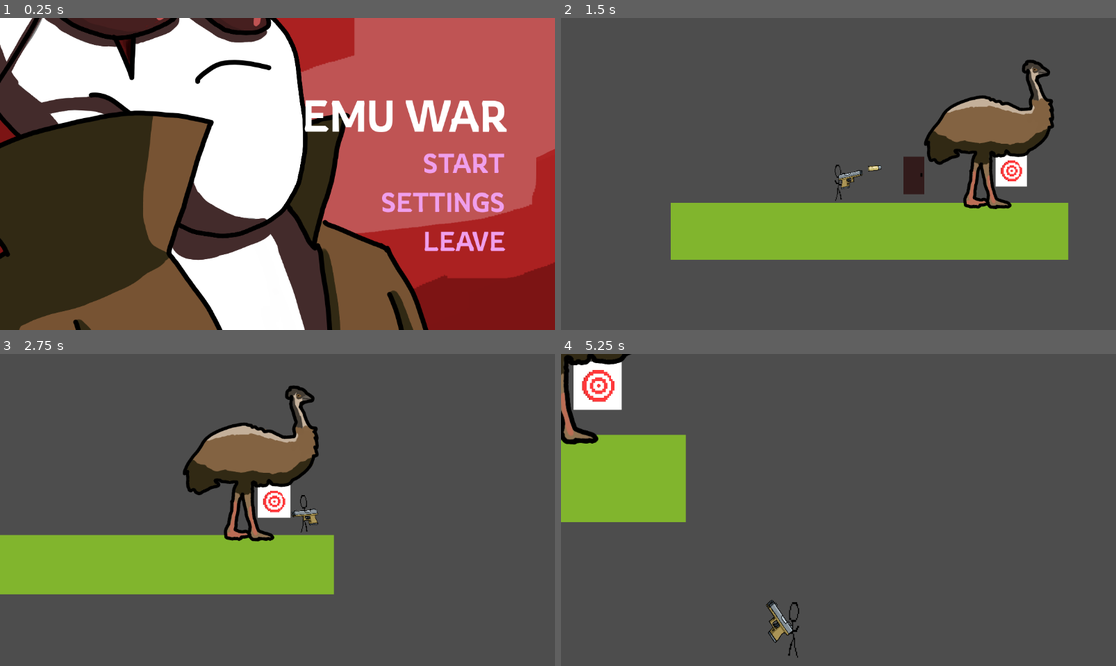
Above: before the commit, frames 1-4 (two rows, left to right).
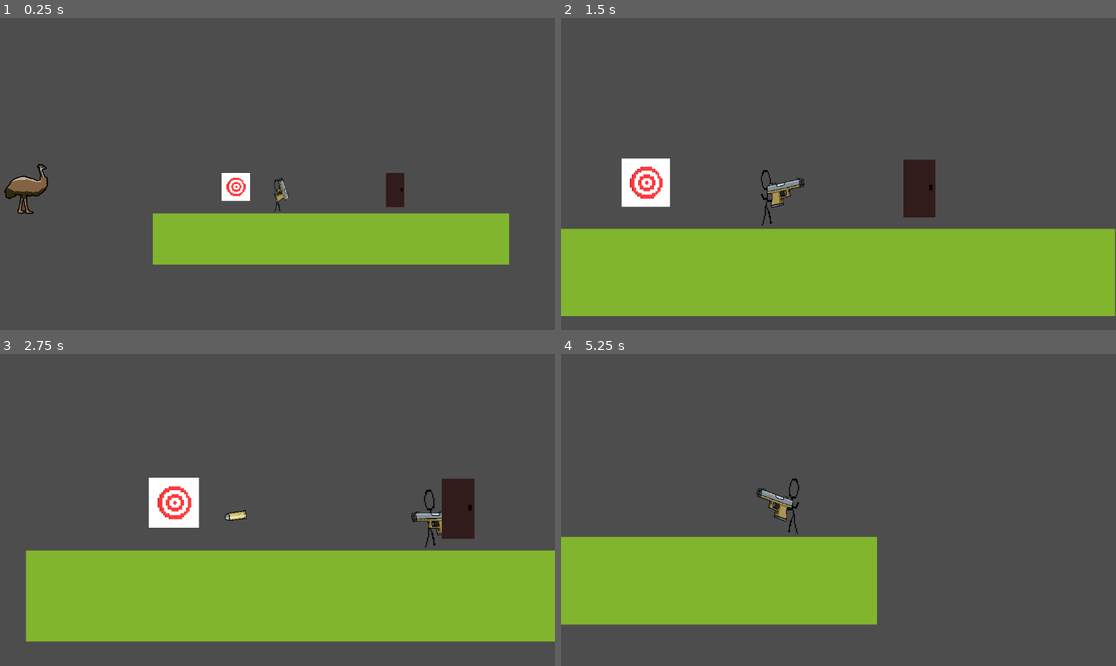
Above: after the commit, the same moments.

Repository: Panda248/Emu-War
Game: Godot game, scene res://scenes/Tutorial.tscn
The game is run twice, just before and just after one commit, with the same random seed, the same clock (stepped at 60 frames per second) and the same inputs. Before the commit the project starts from res://MainMenu.tscn.
Inputs (mouse positions are in pixels of both pictures, inside the frame that each line leads up to):
- Up to frame 1 (0.25 s): no input
- Up to frame 2 (1.5 s): click (1027, 164) at 0.5 s, where only the run before the commit has a clickable "START"; tap Enter (ui_accept) at 1.25 s; move the mouse to (960, 158) at 1.27 s; hold D (move_right) from 1.28 s (still down); click (960, 158) at 1.35 s
- Up to frame 3 (2.75 s): keep holding D (move_right); tap W (jump) at 1.52, 2.27 s; move the mouse to (166, 525) at 2.02 s; click (166, 525) at 2.1 s
- Up to frame 4 (5.25 s): move the mouse to (894, 441) at 2.77 s; release D (move_right) at 2.78 s; hold A (move_left) 2.78-3.53 s; click (894, 441) at 2.85 s; move the mouse to (810, 572) at 3.52 s; hold D (move_right) 3.53-5.03 s; click (810, 572) at 3.6 s; tap W (jump) at 3.77, 4.52 s; move the mouse to (1005, 556) at 4.27 s; click (1005, 556) at 4.35 s; move the mouse to (672, 463) at 5.02 s; hold A (move_left) from 5.03 s (still down); click (672, 463) at 5.1 s

The runs differ from the first frame. In frame 1, 99% of the frame differs, in the area x 0-100%, y 0-100%; in frame 2, 34%; in frame 3, 33%; in frame 4, 25%.

Commit message:
door target collisions are back

Diff:
--- a/LinkedDoor.gd
+++ b/LinkedDoor.gd
@@ -3,6 +3,8 @@
 
 # Called when the node enters the scene tree for the first time.
 func _ready():
+	$Door/CollisionShape2D.disabled = false
+	$Door.collision_layer = 1
 	pass # Replace with function body.
 
 
--- a/LinkedDoor.tscn
+++ b/LinkedDoor.tscn
@@ -36,7 +36,7 @@
 shape = SubResource("CircleShape2D_2bxe7")
 
 [node name="Door" type="StaticBody2D" parent="."]
-position = Vector2(271, -5)
+position = Vector2(283, -15)
 metadata/_edit_group_ = true
 
 [node name="Sprite2D" type="Sprite2D" parent="Door"]
--- a/project.godot
+++ b/project.godot
@@ -11,7 +11,7 @@
 [application]
 
 config/name="Emu War"
-run/main_scene="res://MainMenu.tscn"
+run/main_scene="res://scenes/Tutorial.tscn"
 config/features=PackedStringArray("4.0", "GL Compatibility")
 config/icon="res://assets/icon.svg"
 
--- a/scenes/Tutorial.tscn
+++ b/scenes/Tutorial.tscn
@@ -5,8 +5,7 @@
 [ext_resource type="Texture2D" uid="uid://cfm27ipf6p5sv" path="res://grass.png" id="3_e77dp"]
 [ext_resource type="PackedScene" uid="uid://dqsy3urhnyylg" path="res://scenes/Bullet.tscn" id="4_db68m"]
 [ext_resource type="PackedScene" uid="uid://8ytecw1tw4y" path="res://Player.tscn" id="5_u0dri"]
-
-[ext_resource type="PackedScene" path="res://LinkedDoor.tscn" id="6_aykwx"]
+[ext_resource type="PackedScene" uid="uid://b8d1wkfnelr10" path="res://LinkedDoor.tscn" id="6_aykwx"]
 [ext_resource type="Texture2D" uid="uid://djn2a2oi5tyvm" path="res://assets/emu1.png" id="7_45xnc"]
 
 [sub_resource type="TileSetAtlasSource" id="TileSetAtlasSource_flkbw"]
@@ -201,26 +200,12 @@
 visible = false
 
 [node name="Player" parent="." instance=ExtResource("5_u0dri")]
-position = Vector2(-2, 257)
+position = Vector2(9, 289)
+
+[node name="Emu1" type="Sprite2D" parent="."]
+position = Vector2(-858, 286)
+scale = Vector2(0.375657, 0.375657)
+texture = ExtResource("7_45xnc")
 
 [node name="LinkedDoor" parent="." instance=ExtResource("6_aykwx")]
-position = Vector2(446, 268)
-
-[node name="Target" parent="LinkedDoor" index="0"]
-position = Vector2(185, 9)
-metadata/_edit_group_ = true
-
-[node name="CollisionShape2D" parent="LinkedDoor/Target/StaticBody" index="0"]
-disabled = true
-
-[node name="Door" parent="LinkedDoor" index="1"]
-position = Vector2(-116, -3)
-
-[node name="CollisionShape2D" parent="LinkedDoor/Door" index="1"]
-disabled = true
-
-[node name="Emu1" type="Sprite2D" parent="."]
-position = Vector2(574, 153)
-texture = ExtResource("7_45xnc")
-
-[editable path="LinkedDoor"]
+position = Vector2(131, 283)
